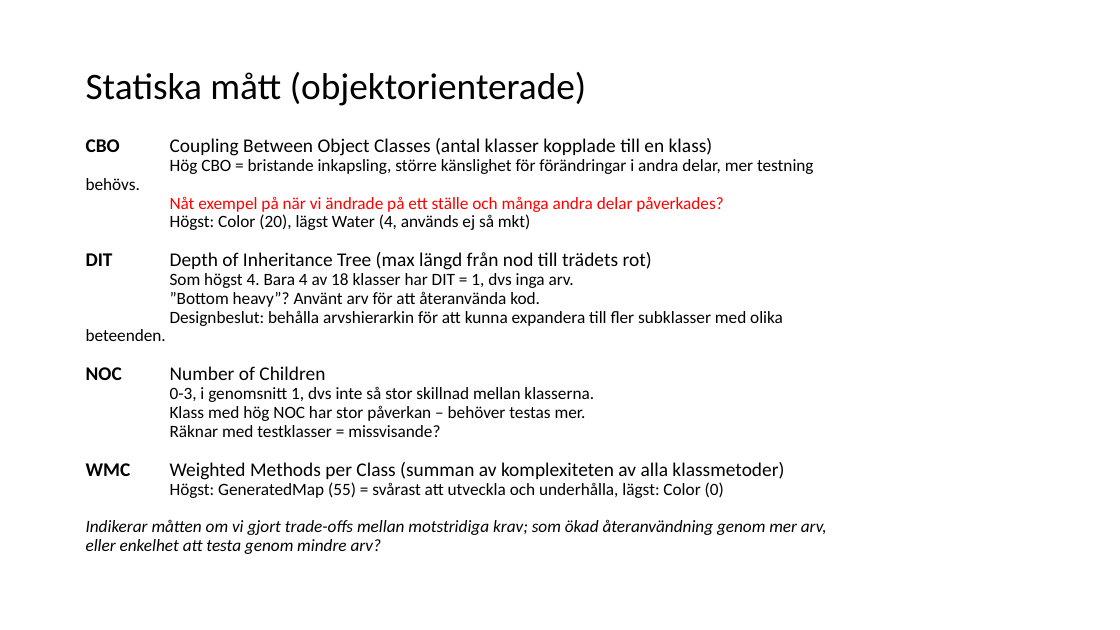
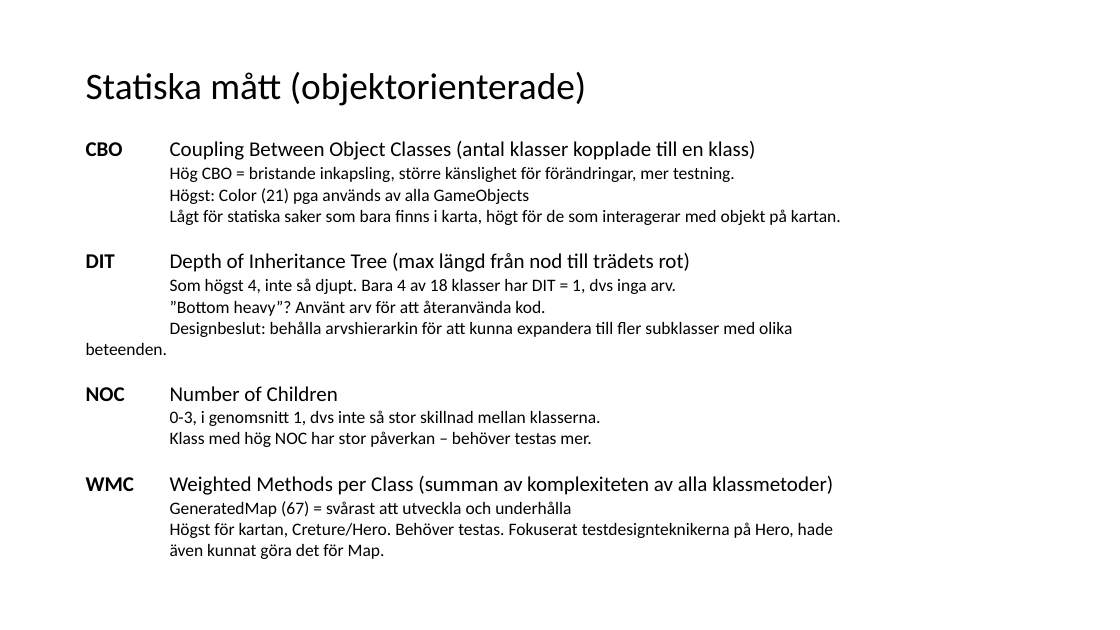
Before and after one commit to hampusidstam/InteGame, a slide deck: slide 31 of docs/Slutredovisning_grp5_v8.pptx. Drawn at 1120x630 pixels with LibreOffice and Linux fonts; fonts in the diff are those of the drawing. Boxes give left, top, right and bottom in pixels: in the first picture for what was removed or moved away, otherwise in the second. Text is boxed around its words. In the diff, an @@ line names an element or a change of style, - is before the commit and + after.

Commit message:
Updated PPT: metrics

```diff
--- a/docs/Slutredovisning_grp5_v8.pptx
+++ b/docs/Slutredovisning_grp5_v8.pptx
@@ text at [86, 141, 792, 447]: size 16.6 to 18 pt in "CBO Coupling Between Object Classes (antal klasser ...", "DIT Depth of Inheritance Tree (max längd ...", "NOC Number of Children", "WMC Weighted Methods per Class (summan av ..."; size 14.8 to 15 pt in "”Bottom heavy”? Använt arv för att återanvända ...", "Designbeslut: behålla arvshierarkin för att kunna expandera ...", "0-3, i genomsnitt 1, dvs inte så ...", "Klass med hög NOC har stor påverkan ..."; line spacing 0.9 to 1 @@
@@ text at [170, 167, 841, 225]: text changed; size 14.8 to 15 pt @@
-Hög CBO = bristande inkapsling, större känslighet för förändringar i andra delar, mer testning behövs.
-Nåt exempel på när vi ändrade på ett ställe och många andra delar påverkades?
-Högst: Color (20), lägst Water (4, används ej så mkt)
+Hög CBO = bristande inkapsling, större känslighet för förändringar, mer testning.
+Högst: Color (21) pga används av alla GameObjects
+Lågt för statiska saker som bara finns i karta, högt för de som interagerar med objekt på kartan.
@@ text at [170, 278, 676, 294]: text changed; size 14.8 to 15 pt @@
-Som högst 4. Bara 4 av 18 klasser har DIT = 1, dvs inga arv.
+Som högst 4, inte så djupt. Bara 4 av 18 klasser har DIT = 1, dvs inga arv.
@@ text at [170, 425, 440, 437]: paragraph removed @@
-Räknar med testklasser = missvisande?
@@ text at [170, 501, 833, 559]: text changed; size 14.8 to 15 pt; italic off @@
-Högst: GeneratedMap (55) = svårast att utveckla och underhålla, lägst: Color (0)
-Indikerar måtten om vi gjort trade-offs mellan motstridiga krav; som ökad återanvändning genom mer arv, eller enkelhet att testa genom mindre arv?
+GeneratedMap (67) = svårast att utveckla och underhålla
+Högst för kartan, Creture/Hero. Behöver testas. Fokuserat testdesignteknikerna på Hero, hade
+även kunnat göra det för Map.
```
